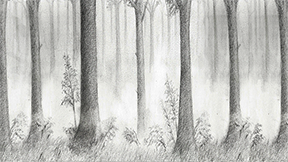
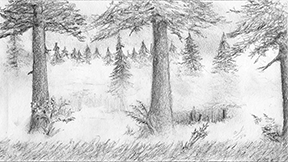
Comparing the layer stacks of the two (288, 162) images. Changes:
renamed "Layer 4" to "level 8", hid it over [0, 0, 288, 162]
renamed "Layer 3" to "level 7", hid it over [0, 0, 288, 162]
removed layer "Layer 2" over [0, 0, 288, 162]
renamed "Layer 1" to "level 6", hid it over [0, 0, 288, 162]
renamed "Layer 6" to "level 2", hid it, moved it above "level 1" over [0, 0, 288, 162]
removed layer "Layer 5" over [0, 0, 288, 162]
added layer "level 1" over [0, 0, 288, 162]
